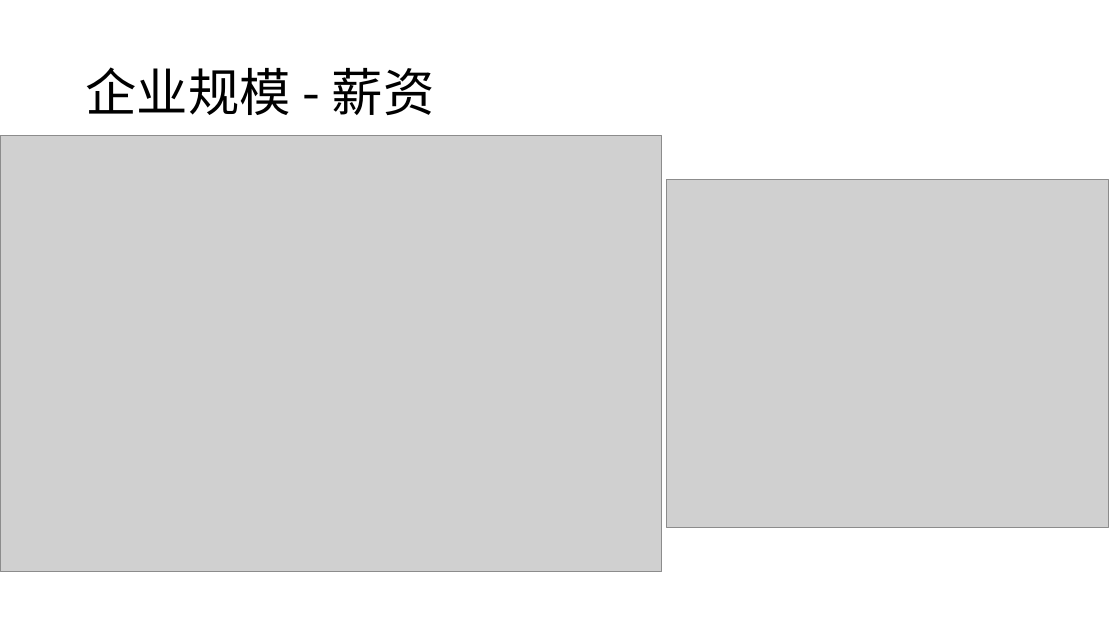
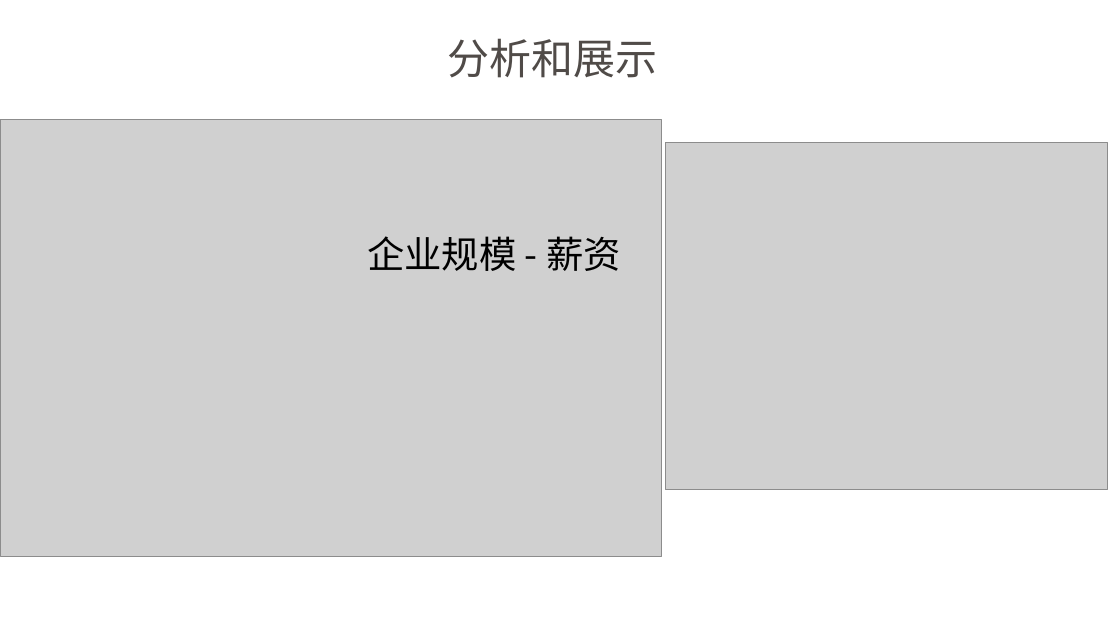
Before and after one commit to ShiyuNie/DataAnalysisSample-python, a slide deck: slide 16 of LagouAnalyst.pptx (slide 11 before the commit). Drawn at 1120x630 pixels with LibreOffice and Linux fonts; fonts in the diff are those of the drawing; grey boxes stand for pictures. Boxes give left, top, right and bottom in pixels: in the first picture for what was removed or moved away, otherwise in the second. Text is boxed around its words. In the diff, an @@ line names an element or a change of style, - is before the commit and + after.

```diff
--- a/LagouAnalyst.pptx
+++ b/LagouAnalyst.pptx
@@ text added at [447,38,657,78], 36 pt, text #504B48 @@
+分析和展示
@@ picture: place and size @@
-picture at [0,135,662,572]
+picture at [0,119,662,556]
@@ picture: place and size @@
-picture at [667,180,1109,528]
+picture at [665,142,1107,490]
@@ title "企业规模 - 薪资": place and size @@
-title "企业规模 - 薪资" at [85,67,435,115]
+title "企业规模 - 薪资" at [367,236,621,271]
@@ title "企业规模 - 薪资" at [367,236,621,271]: size 44 to 32 pt @@
```
Also in this commit, not shown: 13 other slides changed, 8 slides added, 3 slides removed.
